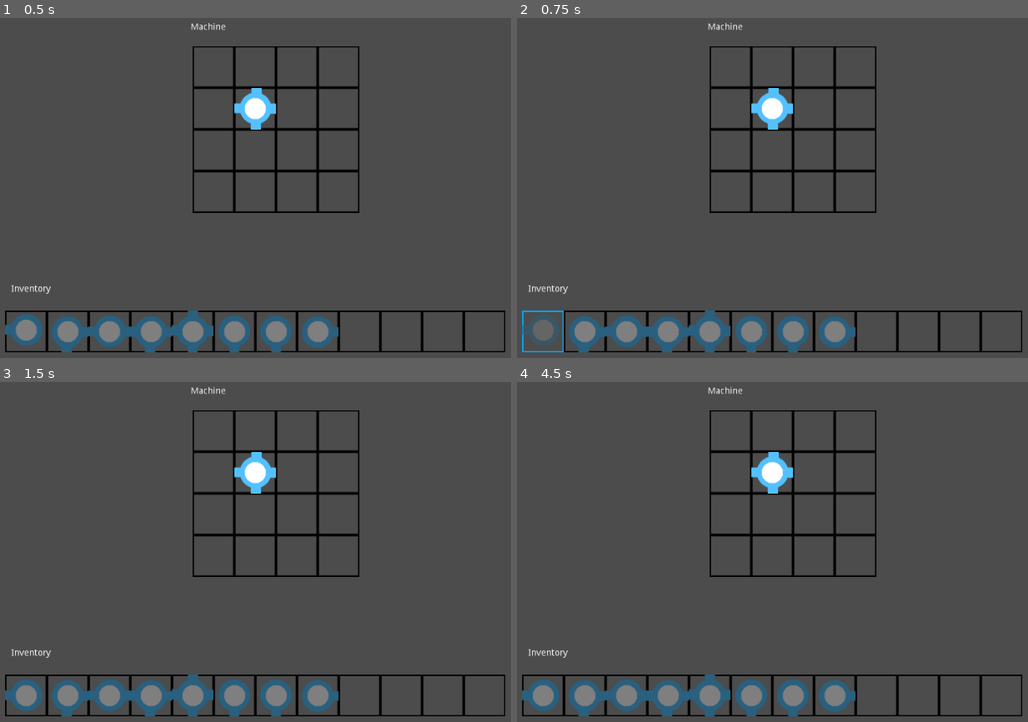
Above: before the commit, frames 1-4 (two rows, left to right).
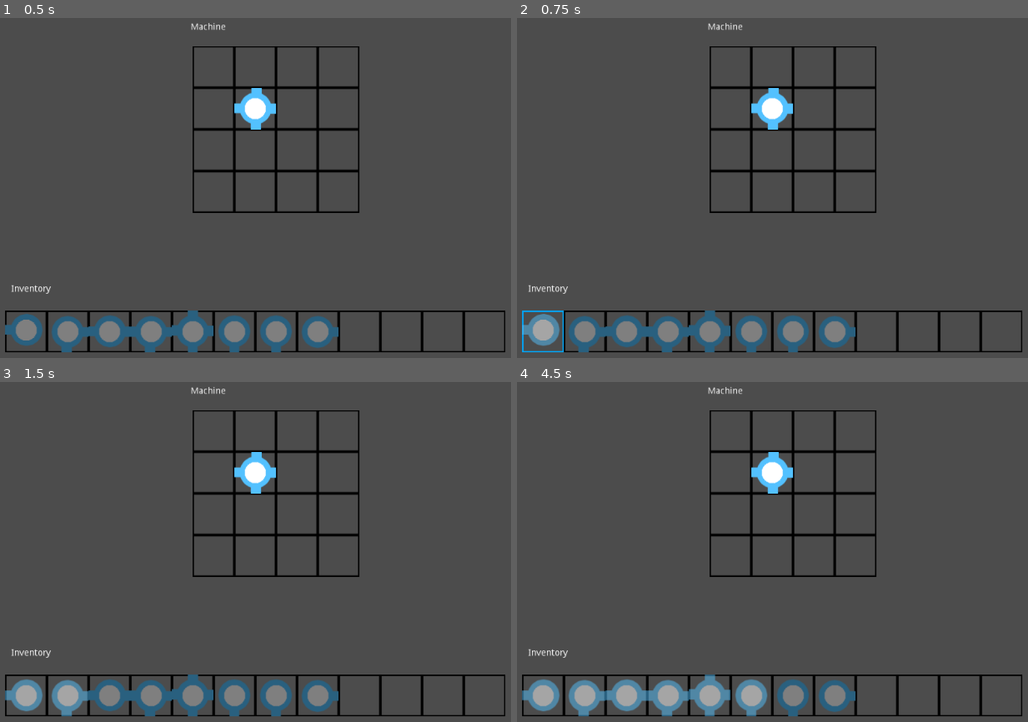
Above: after the commit, the same moments.

Repository: textrivers/the-holographic-wrench
Game: Godot game, scene res://scenes/Test_Node.tscn
The game is run twice, just before and just after one commit, with the same random seed, the same clock (stepped at 60 frames per second) and the same inputs. This scene is started directly instead of the project's main scene.
Inputs (mouse positions are in pixels of both pictures, inside the frame that each line leads up to):
- Up to frame 1 (0.5 s): no input
- Up to frame 2 (0.75 s): tap Enter at 0.5 s; move the mouse to (542, 330) at 0.52 s; press the mouse at (542, 330) at 0.53 s; hold D (move_right) from 0.53 s (still down)
- Up to frame 3 (1.5 s): tap Space (jump) at 0.77, 1.25 s; move the mouse to (66, 694) at 1.27 s; release D (move_right) at 1.28 s; release the mouse at (66, 694) at 1.28 s; hold S (move_down) from 1.28 s (still down); click (66, 694) at 1.35 s
- Up to frame 4 (4.5 s): tap Space (jump) at 1.52, 2.75, 3.02, 3.77, 4.25 s; tap Enter at 2, 3.5 s; move the mouse to (624, 694) at 2.02 s; release S (move_down) at 2.03 s; press the mouse at (624, 694) at 2.03 s; hold D (move_right) 2.03-2.78 s; move the mouse to (670, 694) at 2.77 s; release the mouse at (670, 694) at 2.78 s; hold W (move_up) 2.78-3.53 s; click (670, 694) at 2.85 s; move the mouse to (711, 694) at 3.52 s; press the mouse at (711, 694) at 3.53 s; hold A (move_left) from 3.53 s (still down); move the mouse to (752, 694) at 4.27 s; release the mouse at (752, 694) at 4.28 s; click (752, 694) at 4.35 s

Frame 1 is identical in both runs. In frame 2, 0.5% of the frame differs, in the area x 0-9%, y 87-97%; in frame 3, 1.0%; in frame 4, 3.0%, in the area x 1-49%, y 86-99%.

Commit message:
further refining connectivity
Re-factored connectivity functions;
not working properly yet

Diff:
--- /dev/null
+++ b/Node2D.gd
@@ -0,0 +1,17 @@
+extends Node2D
+
+
+var counter = 0
+var wrap = 0
+
+# Called when the node enters the scene tree for the first time.
+func _ready():
+	pass # Replace with function body.
+
+func _process(delta):
+	counter = counter % 4
+	wrap = (counter + 2) % 4
+
+	if Input.is_action_just_pressed("interact"):
+		print("counter = " + str(counter) + "; wrap = " + str(wrap))
+		counter += 1
--- a/scenes/Item_Inv_1.tscn
+++ b/scenes/Item_Inv_1.tscn
@@ -10,7 +10,6 @@
 "item",
 ]]
 script = ExtResource( 2 )
-connectors = [ 1, 0, 0, 0 ]
 
 [node name="CollisionShape2D" type="CollisionShape2D" parent="."]
 shape = SubResource( 1 )
--- a/scenes/Test_Node.tscn
+++ b/scenes/Test_Node.tscn
@@ -153,6 +153,7 @@
 machine_box = true
 
 [node name="Item_Inv_4" parent="Machine_Grid/BoxArea2D7" instance=ExtResource( 5 )]
+input_pickable = false
 lit = true
 
 [node name="BoxArea2D8" parent="Machine_Grid" instance=ExtResource( 2 )]
--- /dev/null
+++ b/scenes/int_wrap_TEST.tscn
@@ -0,0 +1,6 @@
+[gd_scene load_steps=2 format=2]
+
+[ext_resource path="res://Node2D.gd" type="Script" id=1]
+
+[node name="Node2D" type="Node2D"]
+script = ExtResource( 1 )
--- a/scripts/Item_Inv.gd
+++ b/scripts/Item_Inv.gd
@@ -15,7 +15,16 @@
 
 var my_grid_pos = Vector2()
 var connectors = [0, 0, 0, 0]
+var sources = [0, 0, 0, 0]
+var downstream_neighbors = []
+var four_directions = [
+	Vector2(0, -1),
+	Vector2(1, 0),
+	Vector2(0, 1),
+	Vector2(-1, 0)
+]
 export var lit = false
+var already_propagated = false
 
 func _ready():
 	randomize()
@@ -24,8 +33,9 @@
 	drop_targets.append(parent)
 	drop_target = drop_targets.back()
 	update_my_grid_pos()
+	$CollisionShape2D.scale = Vector2(0.9, 0.9)
 	if lit == false:
-		$Sprite.self_modulate = Color(0.5, 0.5, 0.5, 1)
+		$Sprite.modulate = Color(0.5, 0.5, 0.5, 1)
 
 	if self.name == "Item_Inv_1":
 		connectors = [1, 0, 0, 0]
@@ -42,10 +52,13 @@
 	if self.name == "Item_Inv_4":
 		connectors = [1, 1, 1, 1]
 
-	for x in range(randi() % 4):
+	for _x in range(randi() % 4):
 		rotate_left()
 
 func _process(_delta):
+	## READY TO PROPAGATE
+	if already_propagated == true:
+		already_propagated = false
 
 	## ROTATE PIECES ------------------------------------
 	if rotation_degrees != target_rot:
@@ -56,11 +69,15 @@
 	## CLICK -------------------------------------------
 	if can_click == true:
 		if Input.is_action_just_pressed("interact"):
-			## print("click")
 			drop_target.highlight()
 			dragging = true
 			drag_offset = position - get_viewport().get_mouse_position()
-			print(str(self) + " " + str(connectors))
+
+			## BREAK CONNECTIVITY
+			lit = false
+			$Sprite.modulate = Color(0.5, 0.5, 0.5)
+			if parent.machine_box == true:
+				propagate_connectivity()
 
 	## DRAG ---------------------------------------------
 	if dragging == true:
@@ -79,6 +96,7 @@
 		## DROP --------------------------------------------
 		if Input.is_action_just_released("interact"):
 			## breakpoint
+			sources = [0, 0, 0, 0]
 			dragging = false
 			drag_offset = Vector2()
 			if can_drop == true:
@@ -94,15 +112,11 @@
 						child.drop_target = parent
 						update_my_grid_pos()
 						if parent.machine_box == true:
-							if child.check_connectivity() == true:
-								child.lit = true
-								$Sprite.self_modulate = Color(1, 1, 1, 1)
-							else:
-								child.lit = false
-								$Sprite.self_modulate = Color(0.5, 0.5, 0.5, 1)
+							child.check_connectivity()
+							propagate_connectivity()
 
 				## item drop
-				## first line necessary bc Area2D exit signal on reparent
+				## transitional necessary bc Area2D exit signal on reparent
 				var drop_target_transitional = drop_target
 				parent.remove_child(self)
 				drop_target_transitional.add_child(self)
@@ -114,17 +128,13 @@
 			drop_target.unhighlight()
 			update_my_grid_pos()
 			if parent.machine_box == true:
-				if check_connectivity() == true:
-					lit = true
-					$Sprite.self_modulate = Color(1, 1, 1, 1)
-				else:
-					lit = false
-					$Sprite.self_modulate = Color(0.5, 0.5, 0.5, 1)
+				check_connectivity()
+				propagate_connectivity()
 
 	## AS YOU WERE ----------------------------------------------
 	else:
-		$Sprite.modulate = Color(1, 1, 1, 1)
-		$CollisionShape2D.scale = Vector2(1, 1)
+		## $Sprite.modulate = Color(1, 1, 1, 1)
+		$CollisionShape2D.scale = Vector2(0.9, 0.9)
 
 func _on_Item_Inv_mouse_entered():
 	can_click = true
@@ -152,43 +162,34 @@
 
 func check_connectivity():
 	var neighbor
-	var neighbor_item
-	## breakpoint
-	if connectors[0] == 1:
-		if my_grid_pos.y != 0:
-			neighbor = game_data.machine_grid[my_grid_pos.x][(my_grid_pos.y - 1)]
-			for item in neighbor.get_children():
-				if item.is_in_group("item"):
-					neighbor_item = item
-					if neighbor_item.lit == true:
-						return true
-	if connectors[1] == 1:
-		if my_grid_pos.x < game_data.machine_grid.size() - 1:
-			neighbor = game_data.machine_grid[my_grid_pos.x + 1][(my_grid_pos.y)]
-			for item in neighbor.get_children():
-				if item.is_in_group("item"):
-					neighbor_item = item
-					if neighbor_item.lit == true:
-						return true
-	if connectors[2] == 1:
-		if my_grid_pos.y < game_data.machine_grid[my_grid_pos.x].size() - 1:
-			neighbor = game_data.machine_grid[my_grid_pos.x][(my_grid_pos.y + 1)]
-			for item in neighbor.get_children():
-				if item.is_in_group("item"):
-					neighbor_item = item
-					if neighbor_item.lit == true:
-						return true
-	if connectors[3] == 1:
-		## if game_data.machine_grid[my_grid_pos.x - 1][(my_grid_pos.y)] != null:
-		if my_grid_pos.x != 0:
-			neighbor = game_data.machine_grid[my_grid_pos.x - 1][(my_grid_pos.y)]
-			for item in neighbor.get_children():
-				if item.is_in_group("item"):
-					neighbor_item = item
-					if neighbor_item.lit == true:
-						return true
-	## else:
-	return false
+	var counter = 0
+	var connections_counter = 0
+	var opposite = (counter + 2) % 4
+
+	for connector in connectors:
+		if connector == 1:
+			var target_pos = my_grid_pos + four_directions[counter]
+			if target_pos.x >= 0 && target_pos.x <= game_data.machine_grid.size() - 1:
+				if target_pos.y >= 0 && target_pos.y <= game_data.machine_grid.size() - 1:
+					neighbor = game_data.machine_grid[target_pos.x][target_pos.y]
+					for item in neighbor.get_children():
+						if item.is_in_group("item"):
+							if item.connectors[opposite] == 1:
+								if item.lit == true:
+									item.downstream_neighbors.append(self)
+									connections_counter += 1
+								else:
+									downstream_neighbors.append(item)
+		counter += 1
+		opposite = (counter + 2) % 4
+
+	print(connections_counter)
+	if connections_counter == 1:
+		lit = true
+		$Sprite.modulate = Color(1, 1, 1, 1)
+	else:
+		lit = false
+		$Sprite.modulate = Color(0.5, 0.5, 0.5, 1)
 
 func update_my_grid_pos():
 		my_grid_pos.x = abs(int(round(parent.position.x / 64)))
@@ -203,3 +204,13 @@
 	target_rot += 90
 	connectors.push_front(connectors.back())
 	connectors.pop_back()
+
+func propagate_connectivity():
+	for neighbor in downstream_neighbors:
+		neighbor.lit = lit
+		if lit == true:
+			neighbor.get_node("Sprite").modulate = Color(1, 1, 1, 1)
+		else:
+			neighbor.get_node("Sprite").modulate = Color(0.5, 0.5, 0.5, 1)
+			downstream_neighbors.erase(neighbor)
+		neighbor.propagate_connectivity()
--- a/scripts/Machine_Grid.gd
+++ b/scripts/Machine_Grid.gd
@@ -7,7 +7,7 @@
 func _ready():
 	for x in range(x_size):
 		box_grid.append([])
-		for y in range(y_size):
+		for _y in range(y_size):
 			box_grid[x].append(0)
 	var boxes = get_children()
 	for box in boxes:
--- /dev/null
+++ b/scripts/Z_dump_script.gd
@@ -0,0 +1,121 @@
+extends Node
+
+var connectors
+var sources
+var my_grid_pos
+var neighbor
+var lit
+var already_propagated
+
+
+
+# Called when the node enters the scene tree for the first time.
+func _ready():
+	pass # Replace with function body.
+
+
+
+	if connectors[0] == 1:
+		if my_grid_pos.y != 0:
+			neighbor = game_data.machine_grid[my_grid_pos.x][(my_grid_pos.y - 1)]
+			for item in neighbor.get_children():
+				if item.is_in_group("item"):
+					if item.connectors[2] == 1 && item.lit == true && item.sources[2] == 0:
+						sources[0] = 1
+	if connectors[1] == 1:
+		if my_grid_pos.x < game_data.machine_grid.size() - 1:
+			neighbor = game_data.machine_grid[my_grid_pos.x + 1][(my_grid_pos.y)]
+			for item in neighbor.get_children():
+				if item.is_in_group("item"):
+					if item.connectors[3] == 1 && item.lit == true && item.sources[3] == 0:
+						sources[1] = 1
+	if connectors[2] == 1:
+		if my_grid_pos.y < game_data.machine_grid[my_grid_pos.x].size() - 1:
+			neighbor = game_data.machine_grid[my_grid_pos.x][(my_grid_pos.y + 1)]
+			for item in neighbor.get_children():
+				if item.is_in_group("item"):
+					if item.connectors[0] == 1 && item.lit == true && item.sources[0] == 0:
+						sources[2] = 1
+	if connectors[3] == 1:
+		## if game_data.machine_grid[my_grid_pos.x - 1][(my_grid_pos.y)] != null:
+		if my_grid_pos.x != 0:
+			neighbor = game_data.machine_grid[my_grid_pos.x - 1][(my_grid_pos.y)]
+			for item in neighbor.get_children():
+				if item.is_in_group("item"):
+					if item.connectors[1] == 1 && item.lit == true && item.sources[1] == 0:
+						sources[3] = 1
+	if sources.has(1):
+		lit = true
+		$Sprite.self_modulate = Color(1, 1, 1, 1)
+	else:
+		lit = false
+		$Sprite.self_modulate = Color(0.5, 0.5, 0.5, 1)
+
+func propagate_connectivity():
+	if already_propagated == false:
+
+		var neighbor
+		if connectors[0] == 1 && my_grid_pos.y != 0:
+			if sources[0] != 1:
+				neighbor = game_data.machine_grid[my_grid_pos.x][(my_grid_pos.y - 1)]
+				for item in neighbor.get_children():
+					if item.is_in_group("item"):
+						already_propagated = true
+						if lit == true:
+							item.lit = true
+							item.sources[2] = 1
+							item.get_node("Sprite").self_modulate = Color(1, 1, 1, 1)
+						if lit == false:
+							if item.sources[2] == 1:
+								item.lit = false
+								item.sources[2] = 0
+								item.get_node("Sprite").self_modulate = Color(0.5, 0.5, 0.5, 1)
+						item.propagate_connectivity()
+		if connectors[1] == 1 && my_grid_pos.x < game_data.machine_grid.size() - 1:
+			if sources[1] != 1:
+				neighbor = game_data.machine_grid[my_grid_pos.x + 1][(my_grid_pos.y)]
+				for item in neighbor.get_children():
+					if item.is_in_group("item"):
+						already_propagated = true
+						if lit == true:
+							item.lit = true
+							item.sources[3] = 1
+							item.get_node("Sprite").self_modulate = Color(1, 1, 1, 1)
+						if lit == false:
+							if item.sources[3] == 1:
+								item.lit = false
+								item.sources[3] = 0
+								item.get_node("Sprite").self_modulate = Color(0.5, 0.5, 0.5, 1)
+						item.propagate_connectivity()
+		if connectors[2] == 1 && my_grid_pos.y < game_data.machine_grid[my_grid_pos.x].size() - 1:
+			if sources[2] != 1:
+				neighbor = game_data.machine_grid[my_grid_pos.x][(my_grid_pos.y + 1)]
+				for item in neighbor.get_children():
+					if item.is_in_group("item"):
+						already_propagated = true
+						if lit == true:
+							item.lit = true
+							item.sources[0] = 1
+							item.get_node("Sprite").self_modulate = Color(1, 1, 1, 1)
+						if lit == false:
+							if item.sources[0] == 1:
+								item.lit = false
+								item.sources[0] = 0
+								item.get_node("Sprite").self_modulate = Color(0.5, 0.5, 0.5, 1)
+						item.propagate_connectivity()
+		if connectors[3] == 1 && my_grid_pos.x != 0:
+			if sources[3] != 1:
+				neighbor = game_data.machine_grid[my_grid_pos.x - 1][(my_grid_pos.y)]
+				for item in neighbor.get_children():
+					if item.is_in_group("item"):
+						already_propagated = true
+						if lit == true:
+							item.lit = true
+							item.sources[1] = 1
+							item.get_node("Sprite").self_modulate = Color(1, 1, 1, 1)
+						if lit == false:
+							if item.sources[1] == 1:
+								item.lit = false
+								item.sources[1] = 0
+								item.get_node("Sprite").self_modulate = Color(0.5, 0.5, 0.5, 1)
+						item.propagate_connectivity()
